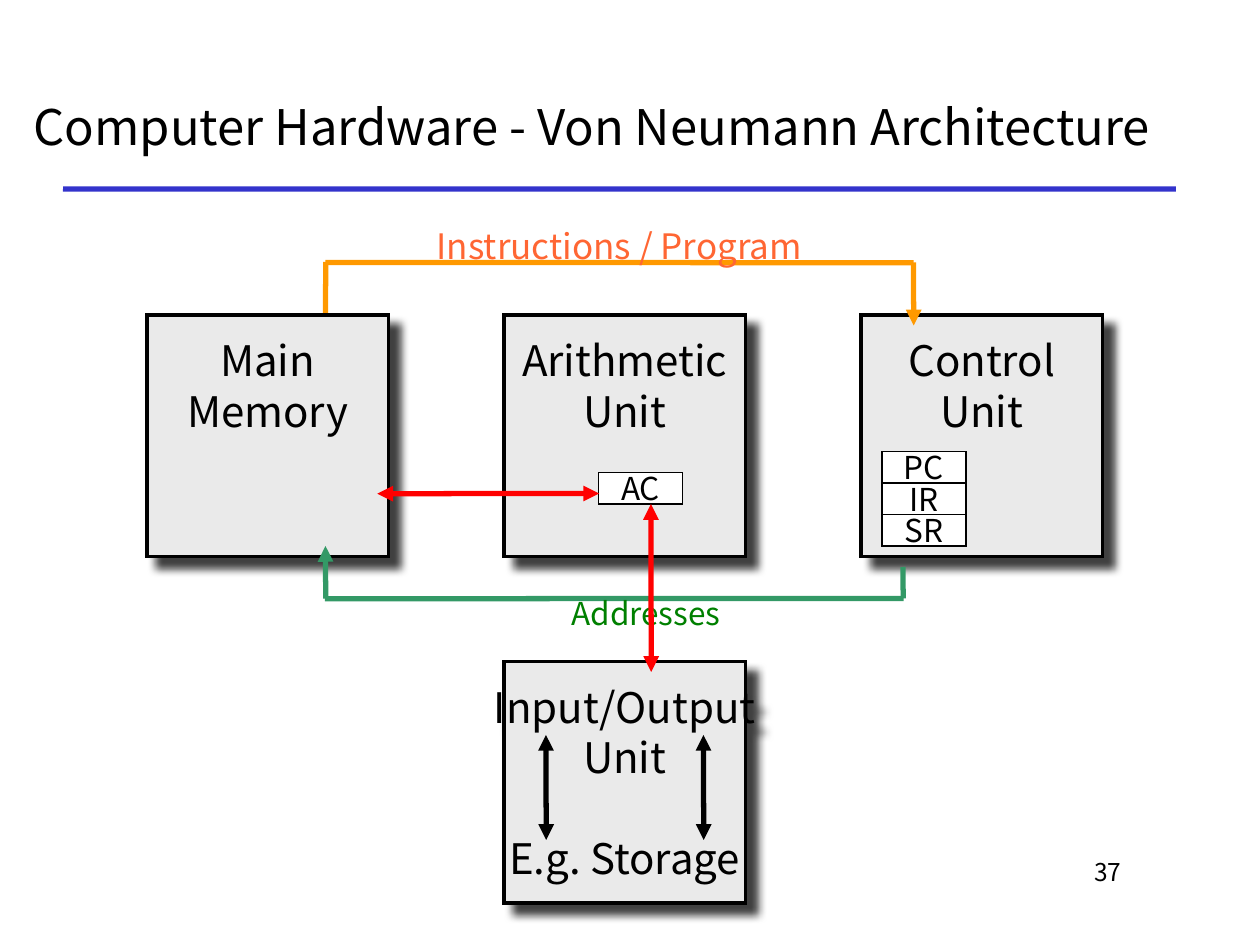
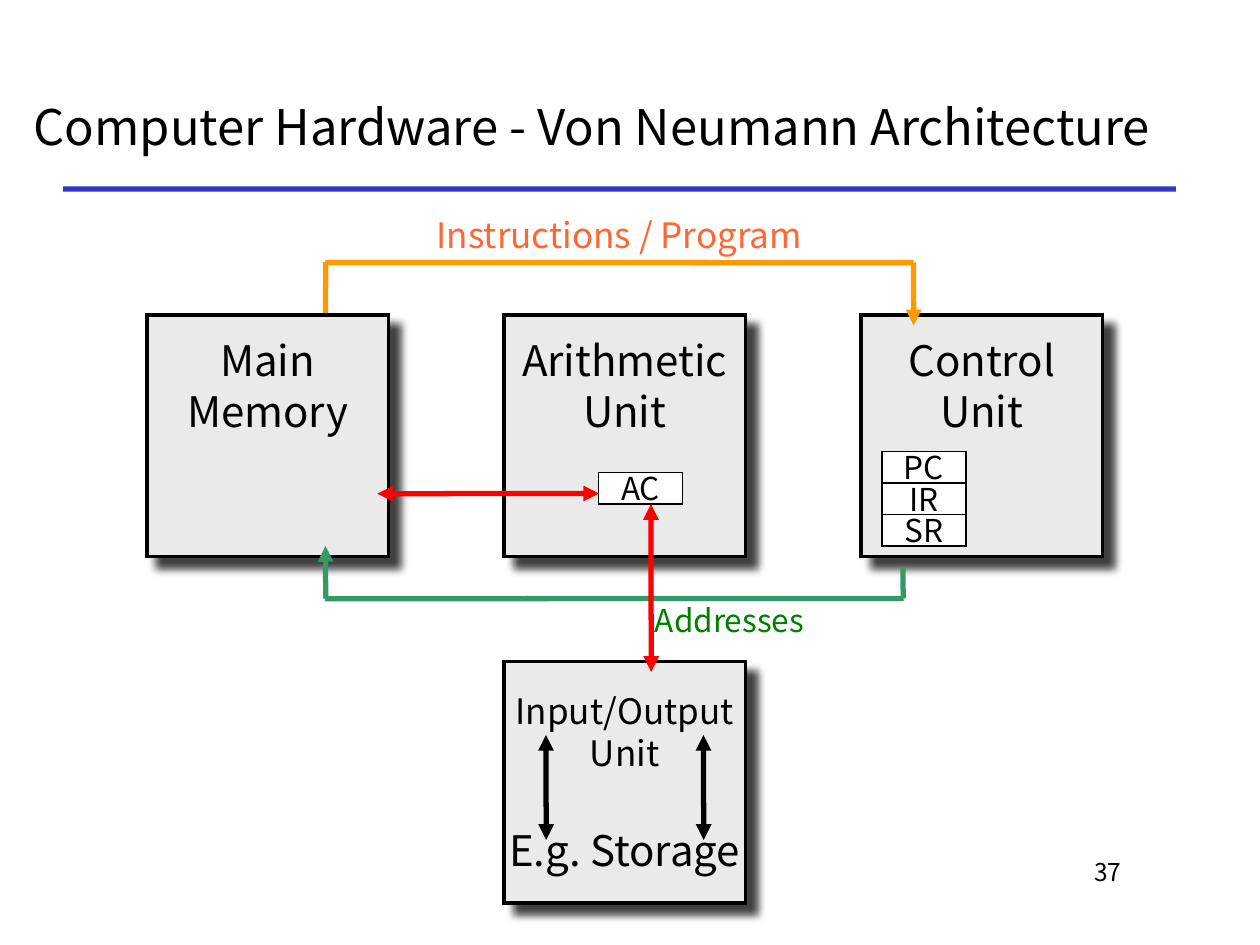
Before and after one commit to To-oTke/oh-my-ics, a slide deck: slide 37 of slides-new/1-3-bops.pptx. Drawn at 1260x945 pixels with LibreOffice and Linux fonts; fonts in the diff are those of the drawing. Boxes give left, top, right and bottom in pixels: in the first picture for what was removed or moved away, otherwise in the second. Text is boxed around its words. In the diff, an @@ line names an element or a change of style, - is before the commit and + after.

```diff
--- a/slides-new/1-3-bops.pptx
+++ b/slides-new/1-3-bops.pptx
@@ text "Instructions / Program": place and size @@
-text "Instructions / Program" at [437,232,802,268]
+text "Instructions / Program" at [437,221,802,257]
@@ text "Addresses" rewrapped from [571,593,720,634] to [655,600,804,633] @@
@@ text in rectangle at [515,696,733,767]: size 24 to 20 pt in "Input/Output", "Unit" @@
```
Also in this commit, not shown: 1 other slide changed, 3 other files.
